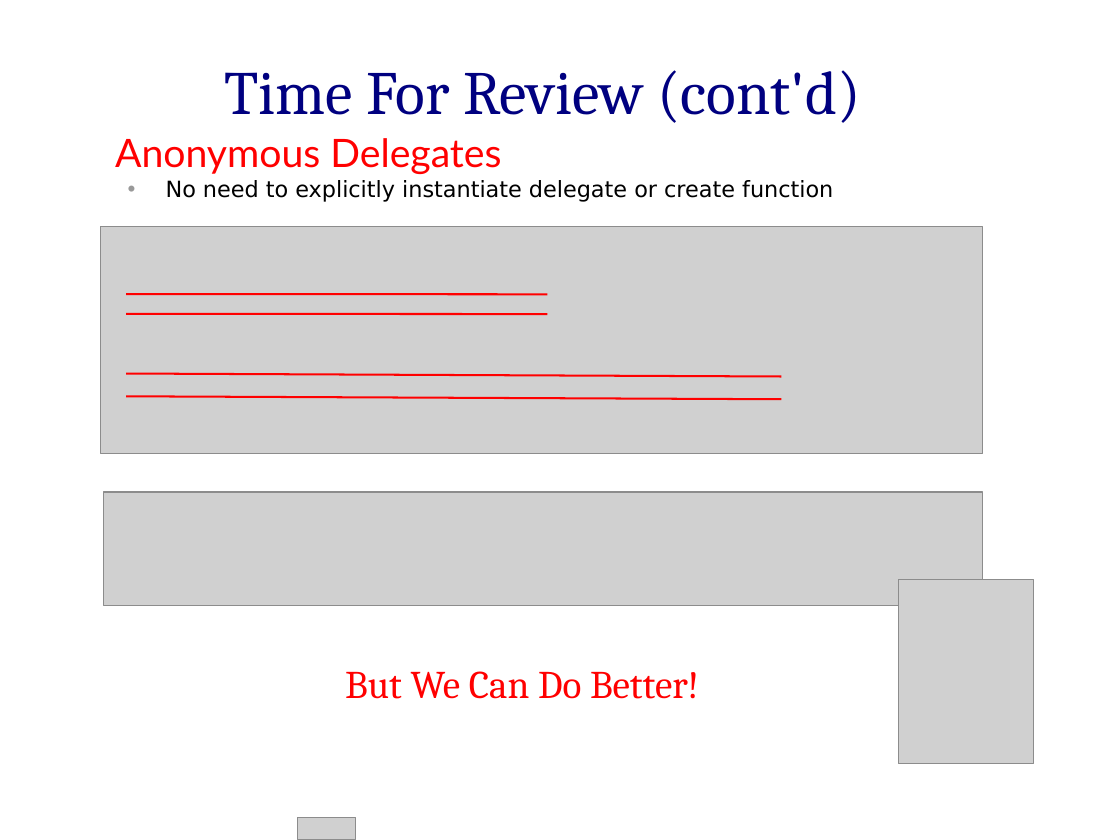
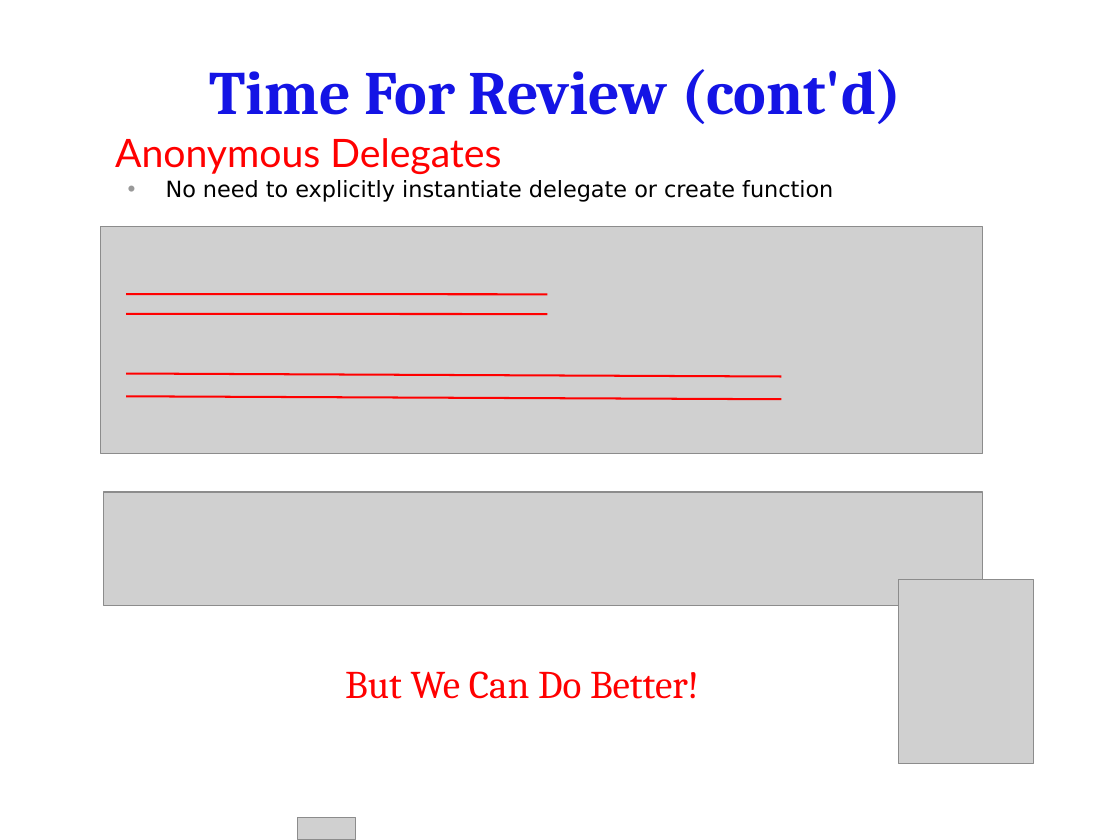
Before and after one commit to hamalawy/gim-projects, a slide deck: slide 9 of presentations/CantDanceTheLambda/docs/Can_t_Dance_the_Lambda.pptx (slide 5 before the commit). Drawn at 1120x840 pixels with LibreOffice and Linux fonts; fonts in the diff are those of the drawing; grey boxes stand for pictures; background and template pictures are left out. Boxes give left, top, right and bottom in pixels: in the first picture for what was removed or moved away, otherwise in the second. Text is boxed around its words. In the diff, an @@ line names an element or a change of style, - is before the commit and + after.

```diff
--- a/presentations/CantDanceTheLambda/docs/Can_t_Dance_the_Lambda.pptx
+++ b/presentations/CantDanceTheLambda/docs/Can_t_Dance_the_Lambda.pptx
@@ text "Time For Review (cont'd)": place and size @@
-text "Time For Review (cont'd)" at bbox=[224, 70, 861, 123]
+text "Time For Review (cont'd)" at bbox=[209, 69, 902, 124]
@@ text "Time For Review (cont'd)" at bbox=[209, 69, 902, 124]: text colour #000080 to gradient #7979FF to #1616E4 to #0000BD, bold on @@
```
Also in this commit, not shown: 14 other slides changed, 4 slides added.
